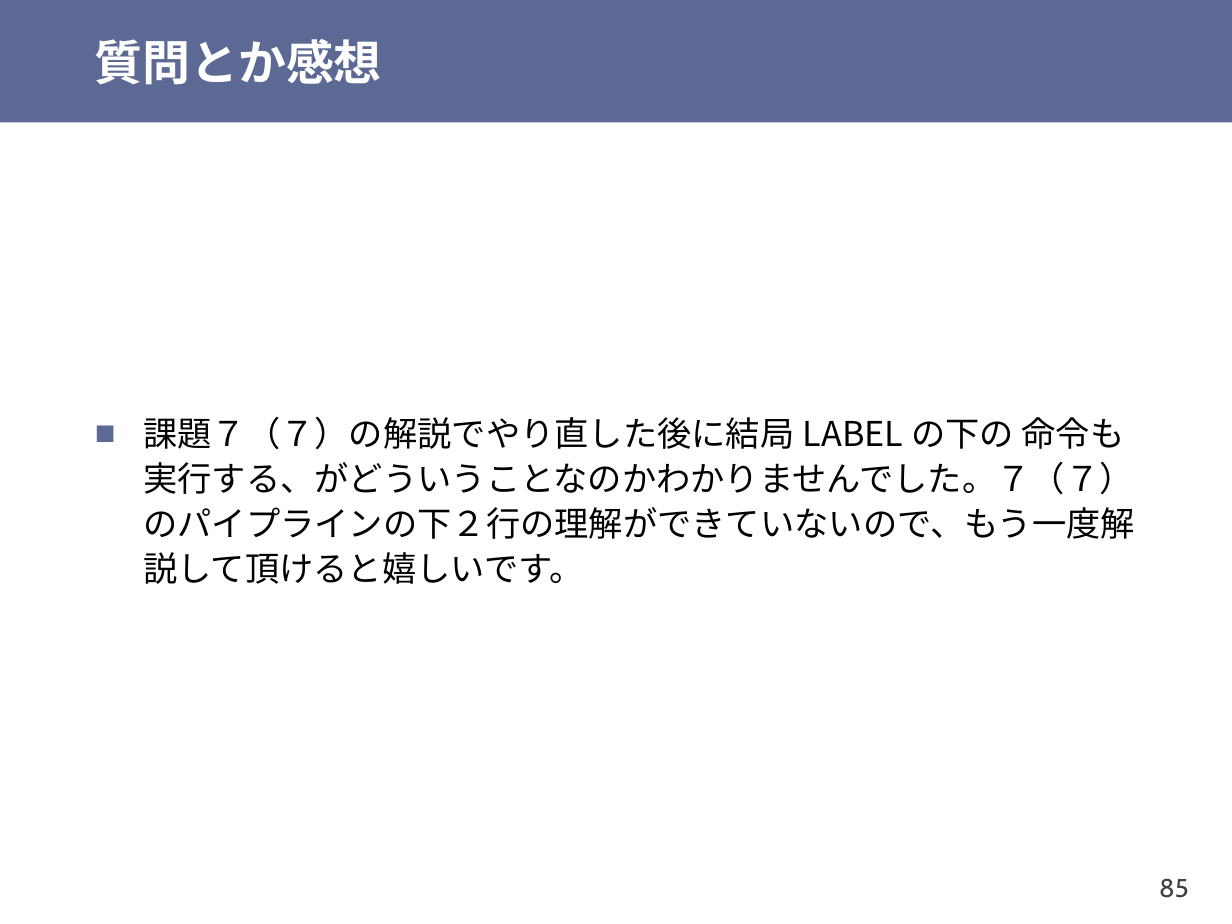
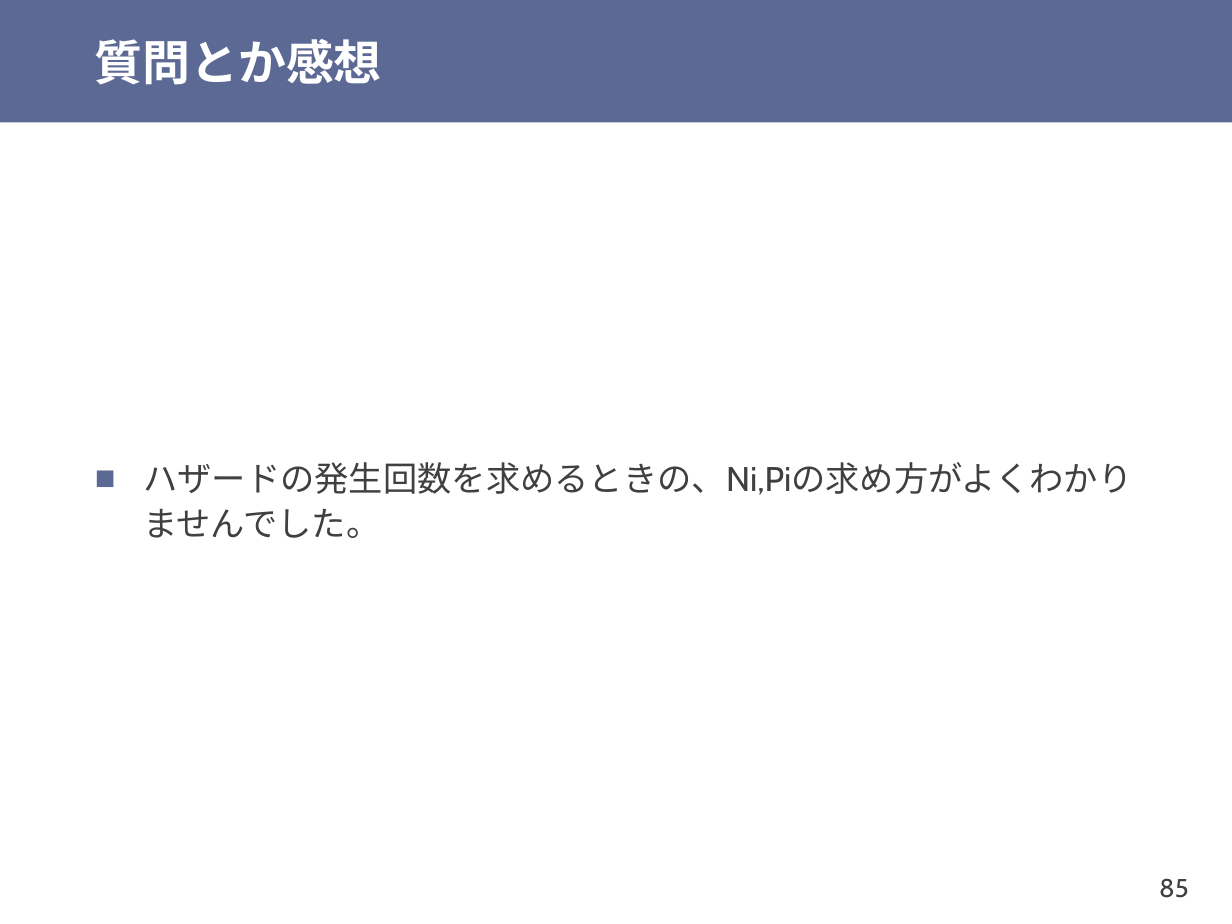
Before and after one commit to shioyadan/otya-computer-architecture-i, a slide deck: slide 85 of cai-shioya-09.pptx. Drawn at 1232x924 pixels with LibreOffice and Linux fonts; fonts in the diff are those of the drawing. Boxes give left, top, right and bottom in pixels: in the first picture for what was removed or moved away, otherwise in the second. Text is boxed around its words. In the diff, an @@ line names an element or a change of style, - is before the commit and + after.

```diff
--- a/cai-shioya-09.pptx
+++ b/cai-shioya-09.pptx
@@ text at bbox=[143, 462, 1132, 538]: text changed; font Noto Sans CJK JP to Cabin; text colour #000000 to #404040 @@
-■ 課題７（７）の解説でやり直した後に結局 LABEL の下の 命令も実行する、がどういうことなのかわかりませんでした。７（７）のパイプラインの下２行の理解ができていないので、もう一度解説して頂けると嬉しいです。
+■ ハザードの発生回数を求めるときの、Ni,Piの求め方がよくわかりませんでした。
```
Also in this commit, not shown: 14 other slides changed, 13 slides added, 4 slides removed, 1 other file.
